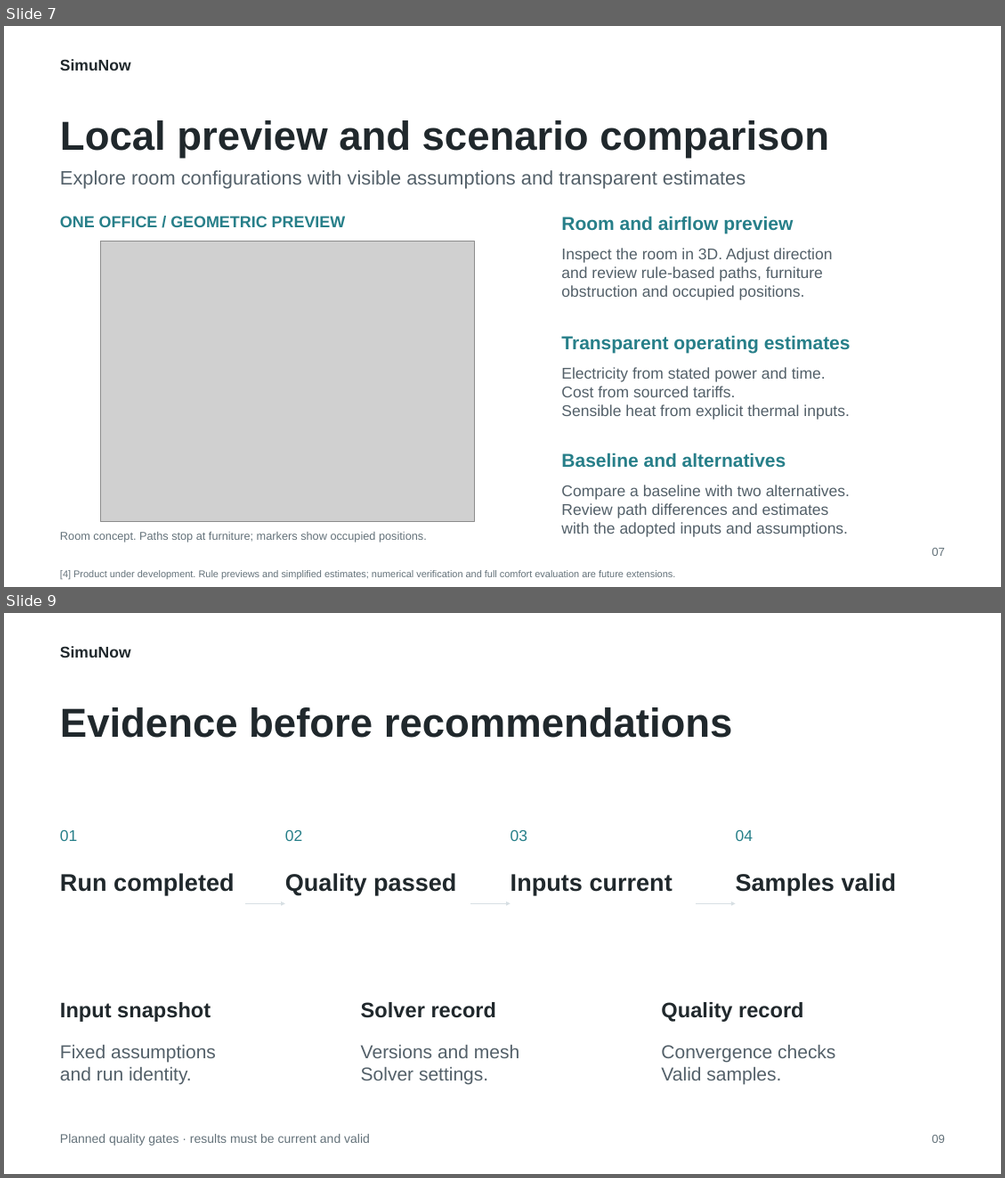
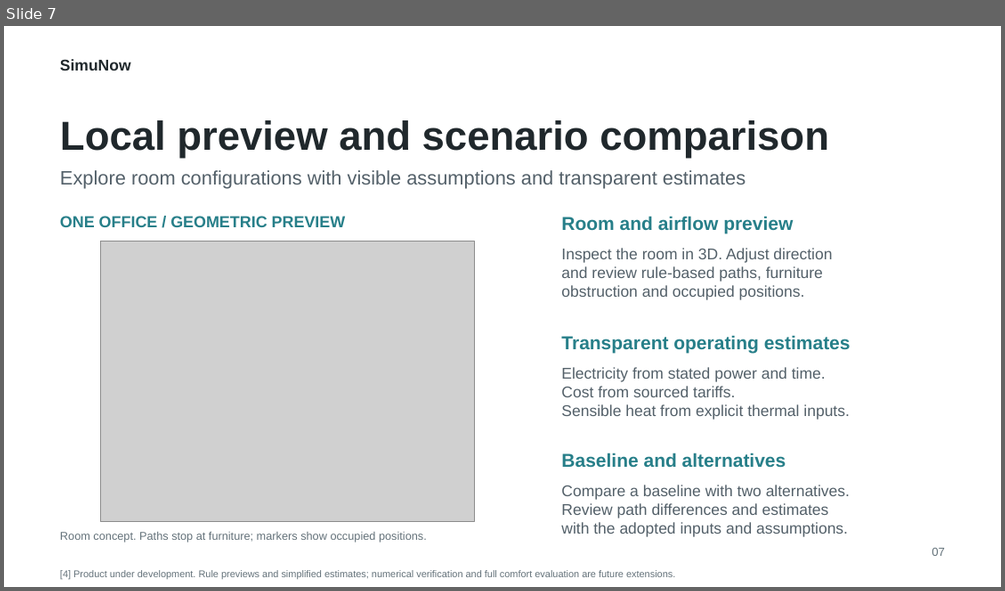
Before and after one commit to krabbypatty1031-blip/SimuNow, a slide deck: PitchDeck.pptx. Shown one above the other, each under a label of ours: slides 7 and 9 before the commit, slide 7 after it; the slides between them are not shown. The pictures are 1005x1178 and 1005x591 pixels, drawn with LibreOffice and Linux fonts; fonts in the diff are those of the drawing; grey boxes stand for pictures. Boxes give left, top, right and bottom in pixels: in the first picture for what was removed or moved away, otherwise in the second. Text is boxed around its words. In the diff, an @@ line names an element or a change of style, - is before the commit and + after.

```diff
--- a/PitchDeck.pptx
+++ b/PitchDeck.pptx
@@ slide 9 removed at (4, 613, 1001, 1174), background #FFFFFF @@
@@ text removed at (60, 646, 131, 657) @@
-SimuNow
@@ title removed at (60, 707, 733, 738) @@
-Evidence before recommendations
@@ text removed at (60, 829, 77, 841) @@
-01
@@ text removed at (285, 829, 302, 841) @@
-02
@@ text removed at (510, 829, 527, 841) @@
-03
@@ text removed at (736, 829, 752, 841) @@
-04
@@ text removed at (60, 873, 234, 895) @@
-Run completed
@@ text removed at (285, 873, 456, 895) @@
-Quality passed
@@ text removed at (510, 874, 672, 895) @@
-Inputs current
@@ text removed at (736, 873, 897, 895) @@
-Samples valid
@@ arrow removed from (245, 904) to (285, 904) @@
@@ arrow removed from (470, 904) to (510, 904) @@
@@ arrow removed from (696, 904) to (736, 904) @@
@@ text removed at (60, 1002, 210, 1022) @@
-Input snapshot
@@ text removed at (361, 1002, 497, 1018) @@
-Solver record
@@ text removed at (661, 1002, 804, 1022) @@
-Quality record
@@ text removed at (60, 1045, 216, 1085) @@
-Fixed assumptions
-and run identity.
@@ text removed at (361, 1045, 519, 1085) @@
-Versions and mesh
-Solver settings.
@@ text removed at (661, 1045, 835, 1085) @@
-Convergence checks
-Valid samples.
@@ text removed at (60, 1134, 370, 1145) @@
-Planned quality gates · results must be current and valid
@@ text removed at (931, 1135, 945, 1143) @@
-09
```
Also in this commit, not shown: 3 slides changed, 4 other slides removed, 8 other files.
